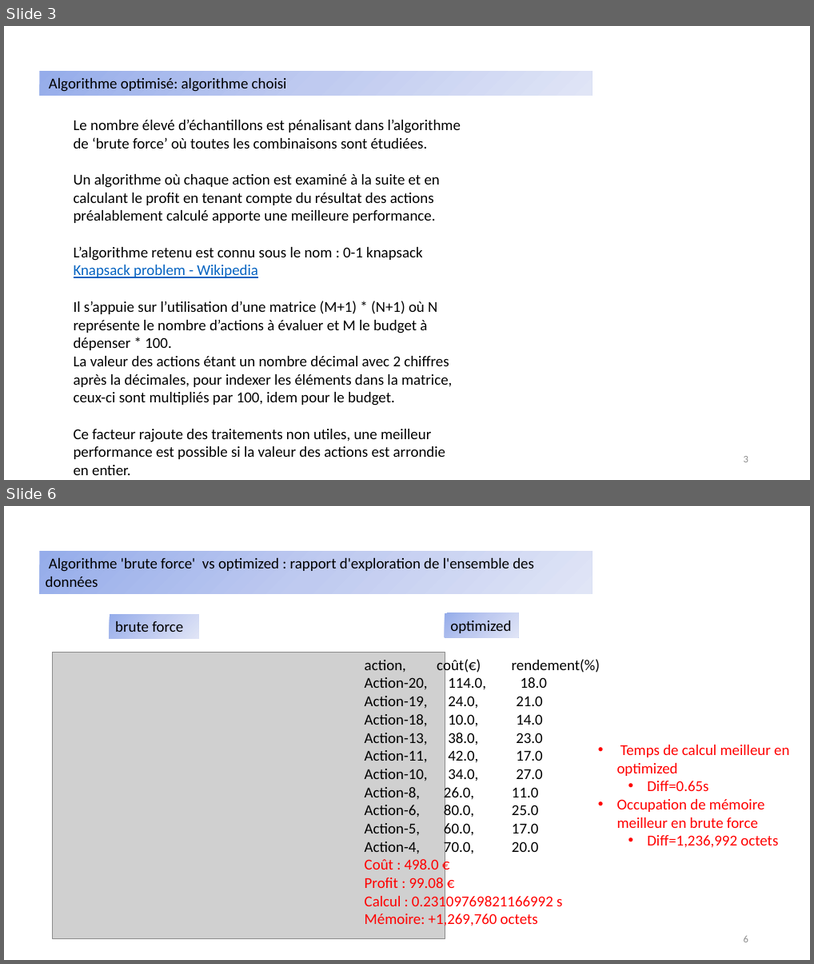
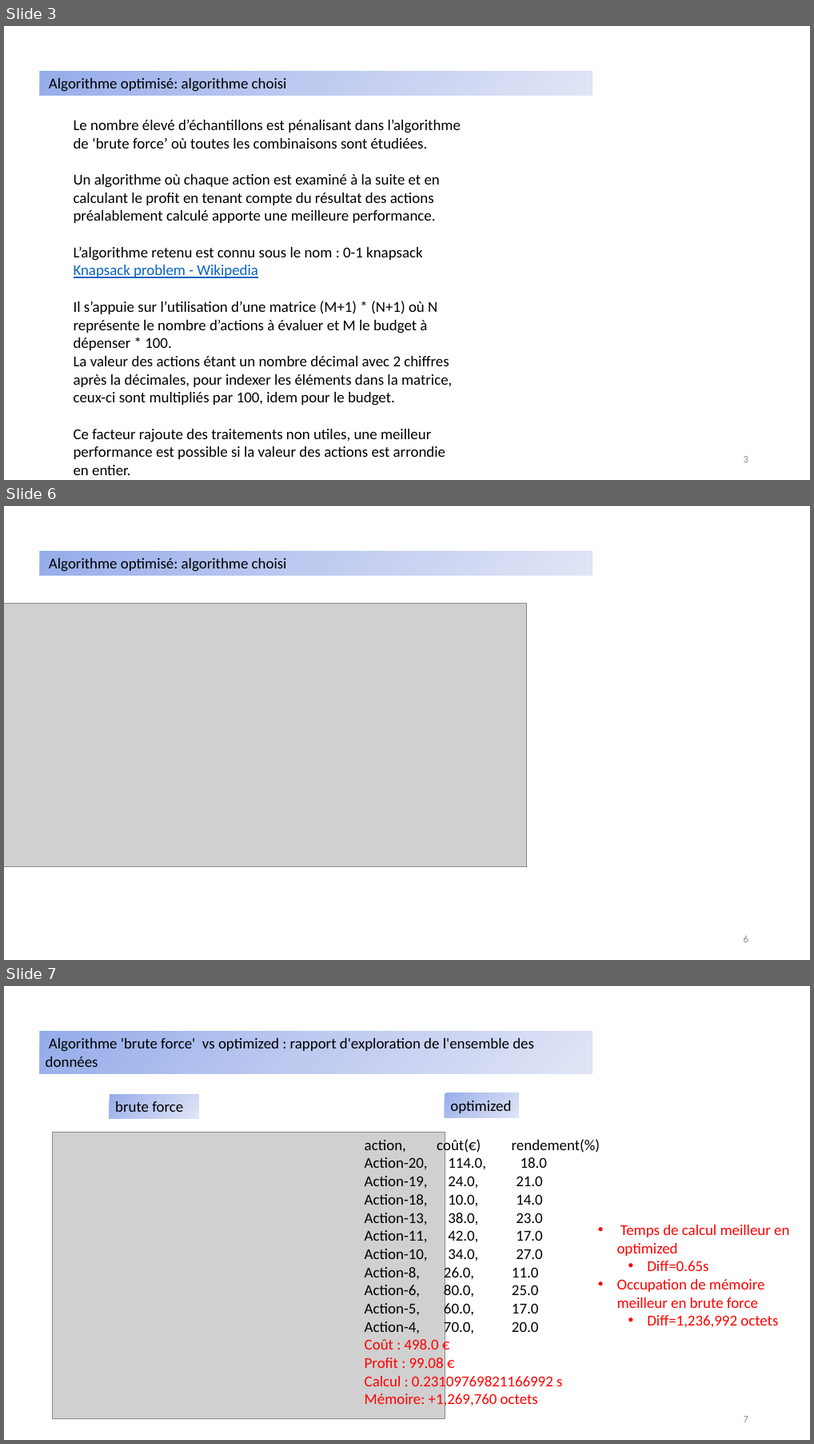
Before and after one commit to jsoques1/AlgoInvest-Trade, a slide deck: Présentation1.pptx. Shown one above the other, each under a label of ours: slides 3 and 6 before the commit, slides 3, 6 and 7 after it; the slides between them are not shown. The pictures are 814x964 and 814x1444 pixels, drawn with LibreOffice and Linux fonts; fonts in the diff are those of the drawing; grey boxes stand for pictures. Boxes give left, top, right and bottom in pixels: in the first picture for what was removed or moved away, otherwise in the second. Text is boxed around its words. In the diff, an @@ line names an element or a change of style, - is before the commit and + after.

```diff
--- a/Présentation1.pptx
+++ b/Présentation1.pptx
@@ slide 6 added at (4, 506, 810, 960), background #FFFFFF @@
@@ rectangle added at (40, 551, 593, 575), fill gradient #96ABEA to #C0CBF0 to #E0E5F7, 18 pt, text #000000 @@
+Algorithme optimisé: algorithme choisi
@@ picture added at (4, 604, 527, 867) @@
@@ page number added at (744, 935, 749, 942), 12 pt, text #8C8C8C @@
+6
@@ what was slide 6 is now slide 7 @@
@@ page number at (744, 1416, 749, 1422): text changed @@
-6
+7
```
Also in this commit, not shown: 1 slide changed, 1 other file.
